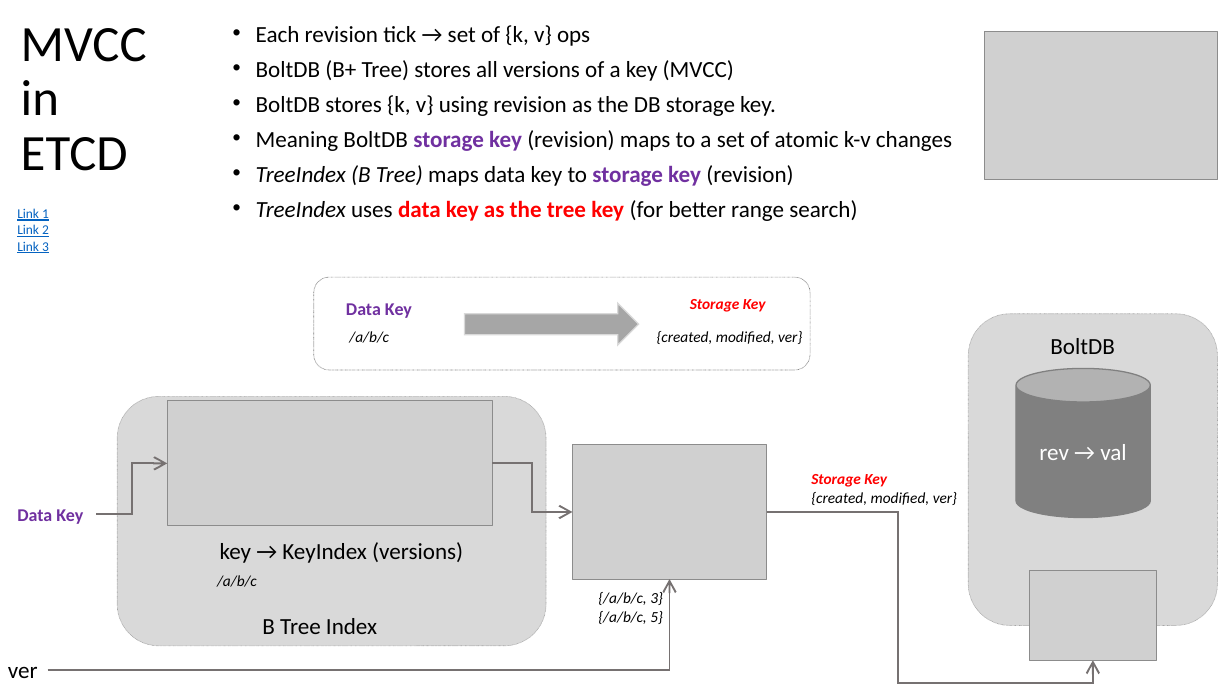
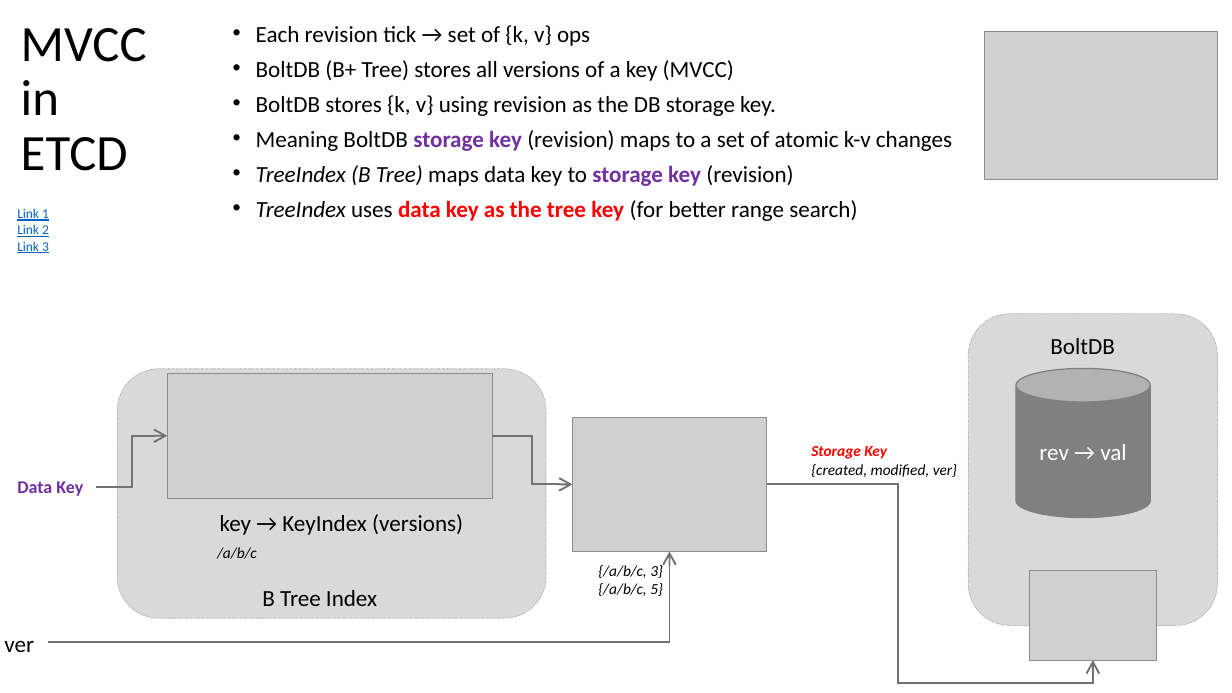
Before and after one commit to h-w-chen/regionless-storage-service, a slide deck: slide 4 of docs/research/etcd_mvcc_versioning.pptx (slide 2 before the commit). Drawn at 1232x693 pixels with LibreOffice and Linux fonts; fonts in the diff are those of the drawing; grey boxes stand for pictures. Boxes give left, top, right and bottom in pixels: in the first picture for what was removed or moved away, otherwise in the second. Text is boxed around its words. In the diff, an @@ line names an element or a change of style, - is before the commit and + after.

Commit message:
update doc

```diff
--- a/docs/research/etcd_mvcc_versioning.pptx
+++ b/docs/research/etcd_mvcc_versioning.pptx
@@ rounded rectangle removed at (314, 277, 811, 371) @@
@@ text removed at (690, 299, 766, 312) @@
-Storage Key
@@ text removed at (346, 303, 412, 318) @@
-Data Key
@@ right arrow removed at (465, 303, 639, 345) @@
@@ text removed at (349, 331, 389, 343) @@
-/a/b/c
@@ text removed at (657, 331, 802, 344) @@
-{created, modified, ver}
@@ 5 texts, 2 pictures, 2 elbow arrows: place and size @@
-5 texts, 2 pictures, 2 elbow arrows at (17, 401, 957, 634)
+5 texts, 2 pictures, 2 elbow arrows at (17, 373, 957, 606)
@@ elbow arrow moved from (767, 512) - (1093, 661) to (767, 484) - (1093, 661) @@
@@ 1 text, 1 rounded rectangle, 1 elbow arrow: place and size @@
-1 text, 1 rounded rectangle, 1 elbow arrow at (47, 396, 670, 670)
+1 text, 1 rounded rectangle, 1 elbow arrow at (47, 369, 670, 642)
@@ text "ver": place and size @@
-text "ver" at (8, 666, 38, 678)
+text "ver" at (4, 640, 34, 652)
```
Also in this commit, not shown: 3 slides added.
